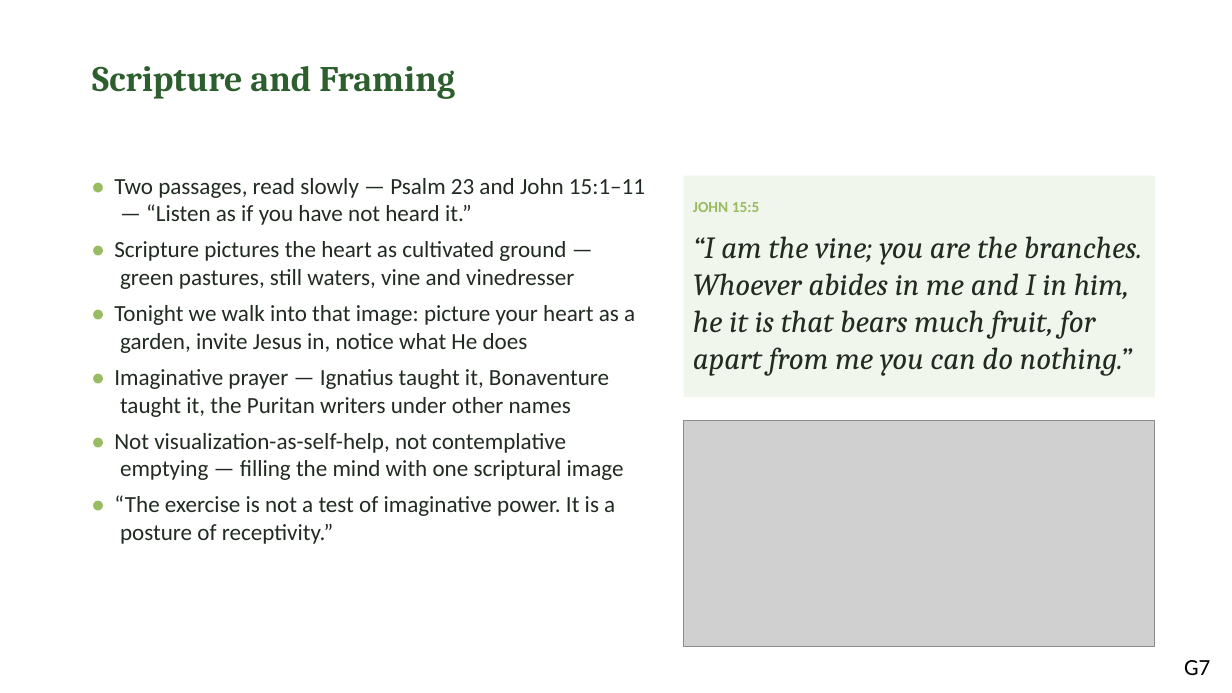
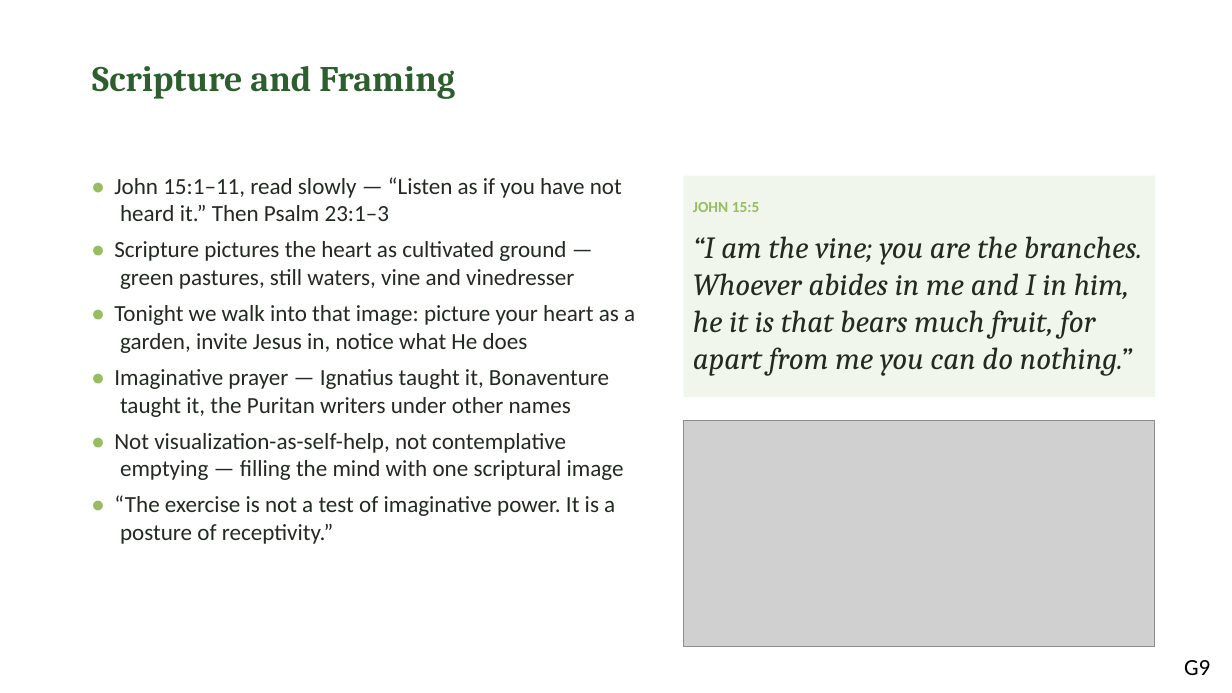
Before and after one commit to jgtittle-ministries/fellowship-of-the-heart-pilot-at-cca-dev, a slide deck: slide 9 of _implementation-notes/evening-series/FotH Evening Session 9-10 Combined Slides DRAFT v1.pptx (slide 7 before the commit). Drawn at 1232x693 pixels with LibreOffice and Linux fonts; fonts in the diff are those of the drawing; grey boxes stand for pictures. Boxes give left, top, right and bottom in pixels: in the first picture for what was removed or moved away, otherwise in the second. Text is boxed around its words. In the diff, an @@ line names an element or a change of style, - is before the commit and + after.

```diff
--- a/_implementation-notes/evening-series/FotH Evening Session 9-10 Combined Slides DRAFT v1.pptx
+++ b/_implementation-notes/evening-series/FotH Evening Session 9-10 Combined Slides DRAFT v1.pptx
@@ text at bbox=[114, 177, 622, 221]: text changed @@
-• Two passages, read slowly — Psalm 23 and John 15:1–11 — “Listen as if you have not heard it.”
+• John 15:1–11, read slowly — “Listen as if you have not heard it.” Then Psalm 23:1–3
@@ text at bbox=[1184, 660, 1210, 675]: text changed @@
-G7
+G9
```
Also in this commit, not shown: 9 other slides changed, 2 slides added, 9 other files.
